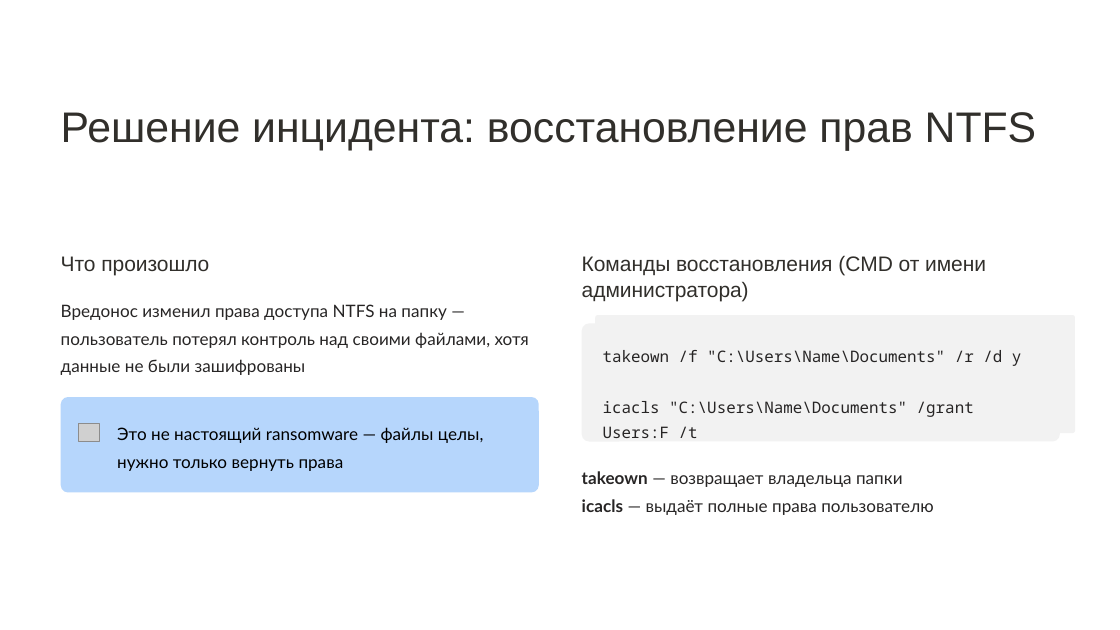
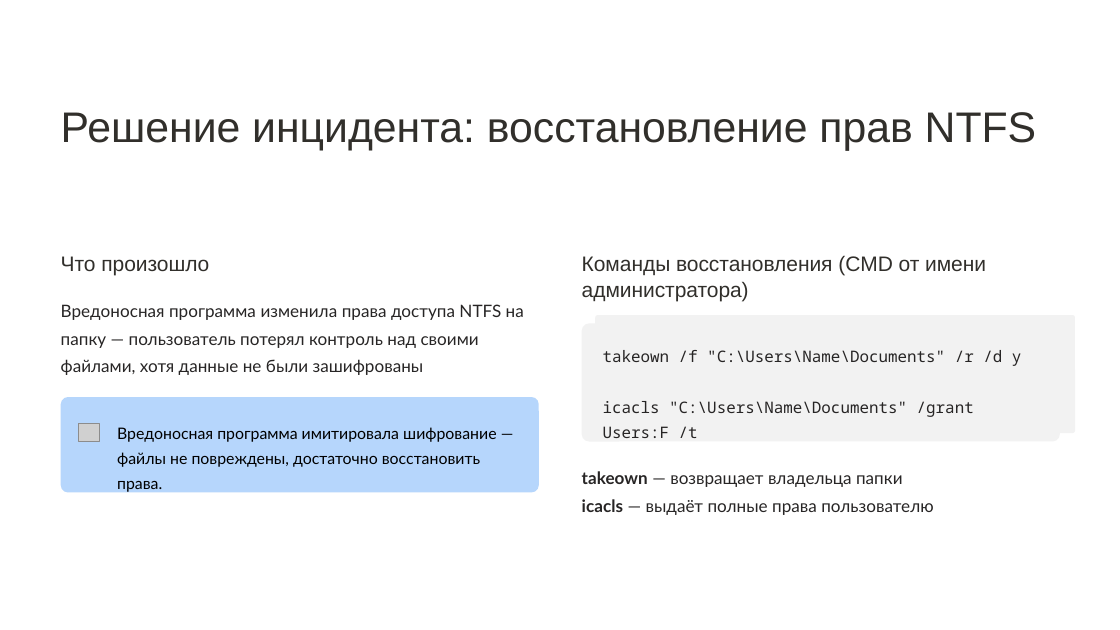
Before and after one commit to Sisulik228/Sipisulik, a slide deck: slide 9 of 000pr.exe.pptx. Drawn at 1120x630 pixels with LibreOffice and Linux fonts; fonts in the diff are those of the drawing; grey boxes stand for pictures; background and template pictures are left out. Boxes give left, top, right and bottom in pixels: in the first picture for what was removed or moved away, otherwise in the second. Text is boxed around its words. In the diff, an @@ line names an element or a change of style, - is before the commit and + after.

```diff
--- a/000pr.exe.pptx
+++ b/000pr.exe.pptx
@@ text at (61,304,524,375): text changed @@
-Вредонос изменил права доступа NTFS на папку — пользователь потерял контроль над своими файлами, хотя данные не были зашифрованы
+Вредоносная программа изменила права доступа NTFS на папку — пользователь потерял контроль над своими файлами, хотя данные не были зашифрованы
@@ text at (117,427,496,467): text changed; size 11 to 10.2 pt @@
-Это не настоящий ransomware — файлы целы, нужно только вернуть права
+Вредоносная программа имитировала шифрование — файлы не повреждены, достаточно восстановить права.
```
Also in this commit, not shown: 6 other slides changed, 4 other files.
